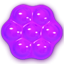
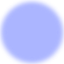
The second 64 x 64 image is a revision of the first. Changes to its layers:
added layer "Forme 1 copie" above "Forme 1" over [0, 0, 64, 64]
hid "Calque 5" over [0, 0, 64, 64]
